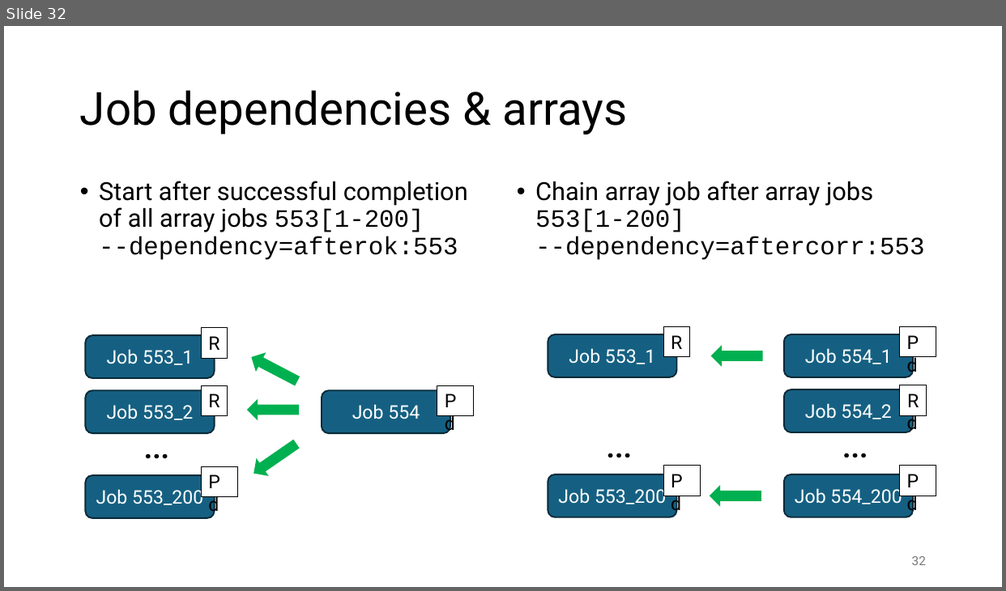
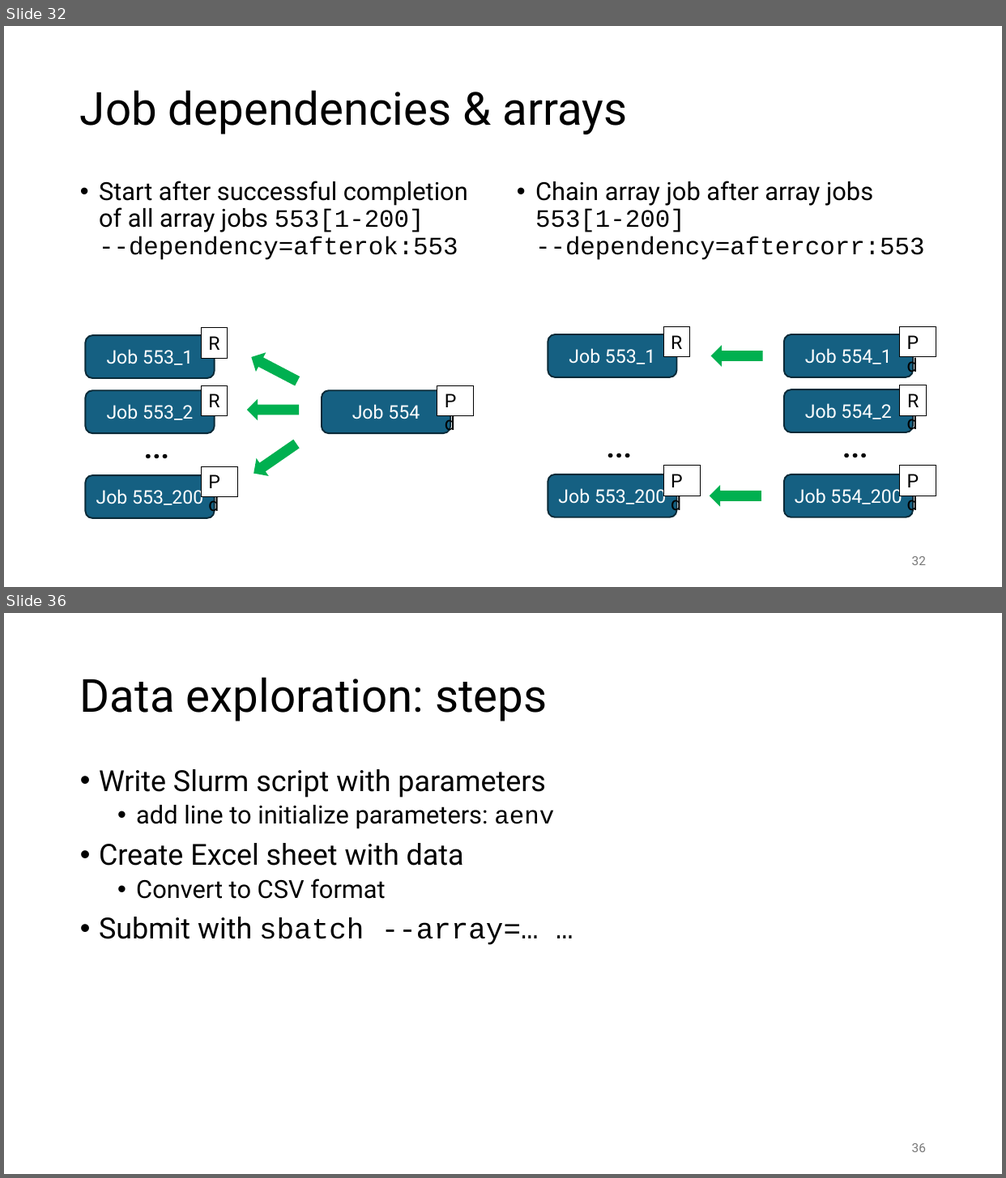
Before and after one commit to gjbex/Workflows-for-HPC, a slide deck: workflow_for_HPC.pptx. Shown one above the other, each under a label of ours: slide 32 before the commit, slides 32 and 36 after it; the slides between them are not shown. The pictures are 1006x591 and 1006x1178 pixels, drawn with LibreOffice and Linux fonts; fonts in the diff are those of the drawing. Boxes give left, top, right and bottom in pixels: in the first picture for what was removed or moved away, otherwise in the second. Text is boxed around its words. In the diff, an @@ line names an element or a change of style, - is before the commit and + after.

```diff
--- a/workflow_for_HPC.pptx
+++ b/workflow_for_HPC.pptx
@@ slide 36 added at box(4, 613, 1002, 1174), background #FFFFFF @@
@@ title added at box(80, 677, 547, 722), 44 pt, text #000000 @@
+Data exploration: steps
@@ text added at box(99, 769, 554, 945), 28 pt, text #000000 @@
+• Write Slurm script with parameters
+  • add line to initialize parameters: aenv
+• Create Excel sheet with data
+  • Convert to CSV format
+• Submit with sbatch --array=… …
@@ page number added at box(912, 1144, 926, 1152), 12 pt, text #797979 @@
+36
```
Also in this commit, not shown: 15 other slides added.
